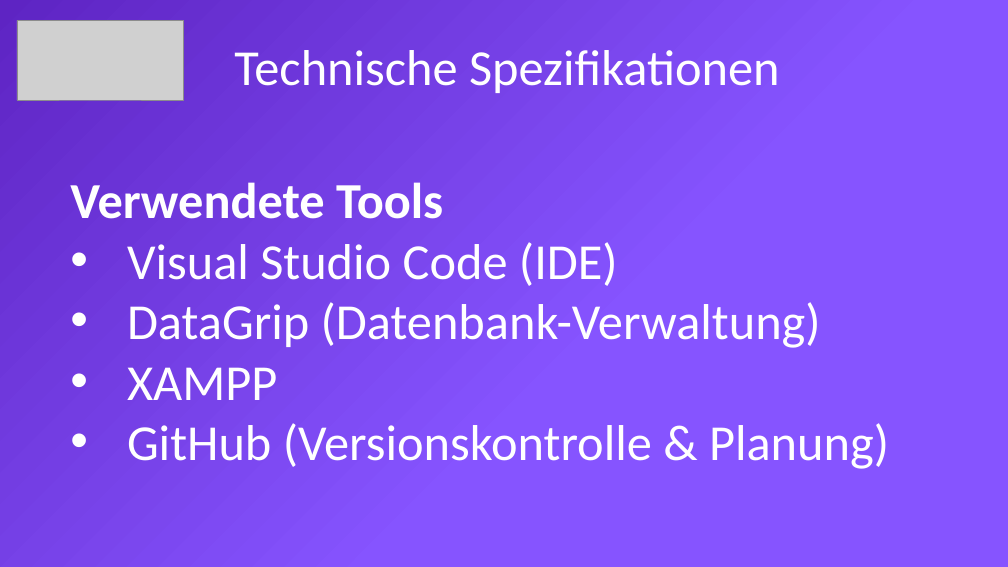
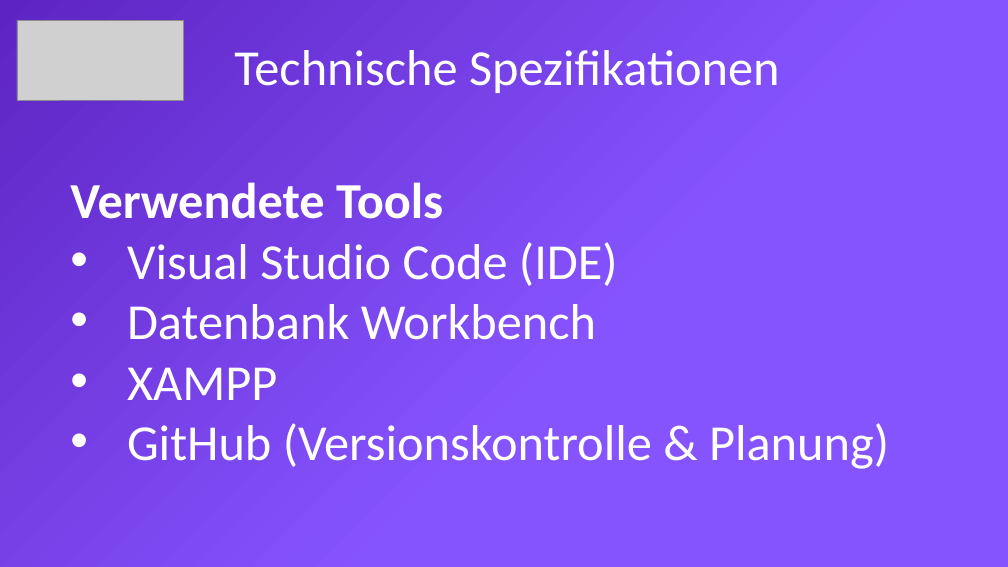
Before and after one commit to mxmueller/immobilien-management-system, a slide deck: slide 9 of docs/Präsentation/PowerPoint-IMS_v4_final_ceo_ai_complete_gti_260320211050-35_xml_präsi_docx.pptx. Drawn at 1008x567 pixels with LibreOffice and Linux fonts; fonts in the diff are those of the drawing; grey boxes stand for pictures. Boxes give left, top, right and bottom in pixels: in the first picture for what was removed or moved away, otherwise in the second. Text is boxed around its words. In the diff, an @@ line names an element or a change of style, - is before the commit and + after.

```diff
--- a/docs/Präsentation/PowerPoint-IMS_v4_final_ceo_ai_complete_gti_260320211050-35_xml_präsi_docx.pptx
+++ b/docs/Präsentation/PowerPoint-IMS_v4_final_ceo_ai_complete_gti_260320211050-35_xml_präsi_docx.pptx
@@ text at bbox=[127, 304, 596, 340]: text changed @@
-• DataGrip (Datenbank-Verwaltung)
+• Datenbank Workbench
```
